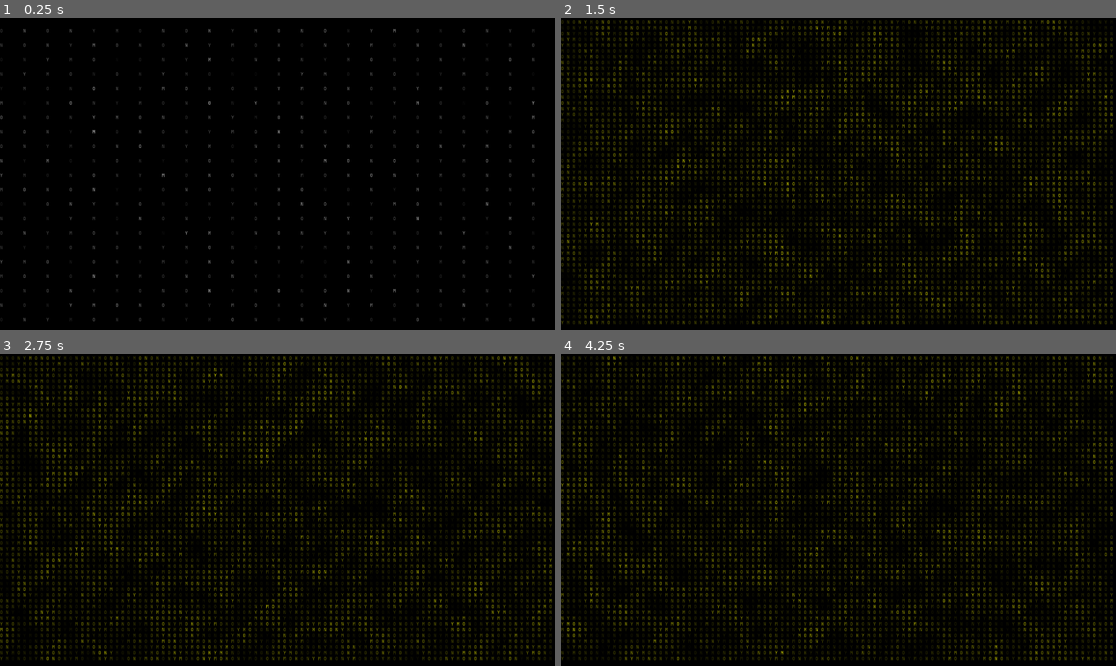
Above: before the commit, frames 1-4 (two rows, left to right).
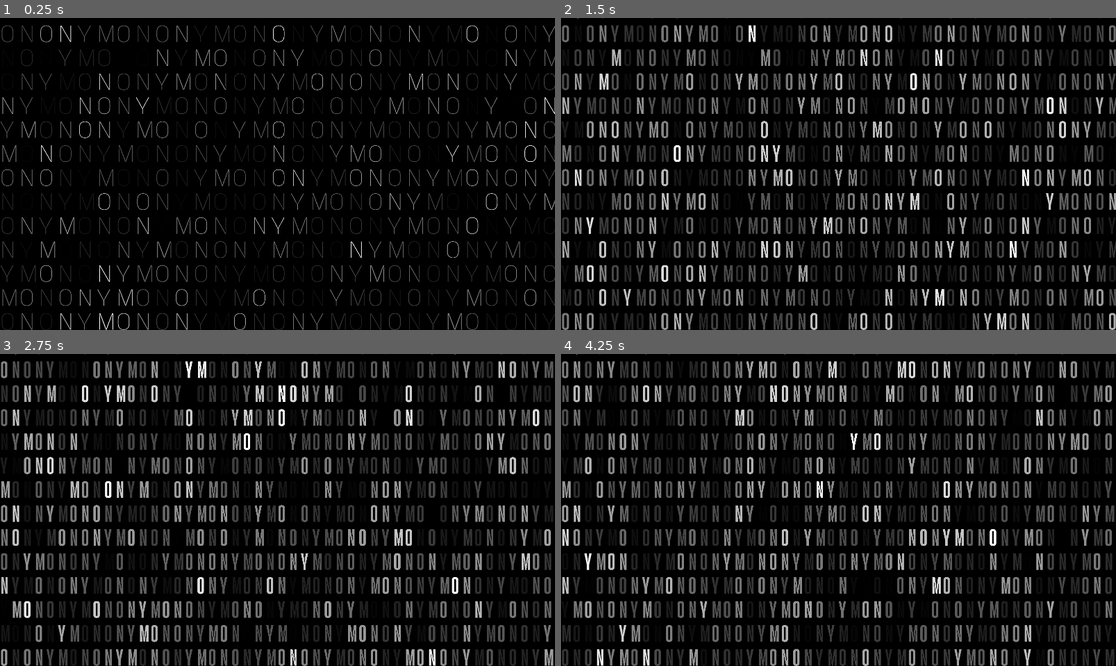
Above: after the commit, the same moments.

Repository: bits-by-brandon/mononym-square
Game: Godot game, scene res://control.tscn
Same seed, same stepped clock (60 frames per second), same inputs: the game is played once before the commit and once after it.
Inputs:
- Up to frame 1 (0.25 s): no input
- Up to frame 2 (1.5 s): no input
- Up to frame 3 (2.75 s): no input
- Up to frame 4 (4.25 s): no input

The runs differ from the first frame. In frame 1, 8.4% of the frame differs, in the area x 0-100%, y 2-100%; in frame 2, 36%; in frame 3, 35%; in frame 4, 36%, in the area x 0-100%, y 0-100%.

Commit message:
variable type fonts

Diff:
--- a/control.tscn
+++ b/control.tscn
@@ -1,263 +1,59 @@
-[gd_scene load_steps=8 format=3 uid="uid://ci0177kti8ixq"]
+[gd_scene load_steps=10 format=3 uid="uid://ci0177kti8ixq"]
 
 [ext_resource type="AudioStream" uid="uid://dvkb4qeak3sr7" path="res://assets/audio/music/lbH7Ox30BsUXnjfWBVrQurPhD6su98WGafYq7Cc1.mp3" id="1_omnmv"]
 [ext_resource type="Script" path="res://control_with_beats.gd" id="2_84q8o"]
-[ext_resource type="FontFile" uid="uid://16q5t5ntm8ye" path="res://assets/fonts/JetbrainsMono/jetbrains-mono-all-700-normal.woff" id="3_yw7wu"]
+[ext_resource type="FontFile" uid="uid://cmx351ib5we4m" path="res://assets/fonts/Fixture/FixtureVariable.ttf" id="3_6h6r8"]
 
 [sub_resource type="Animation" id="Animation_radq2"]
 length = 0.001
 tracks/0/type = "value"
 tracks/0/imported = false
 tracks/0/enabled = true
-tracks/0/path = NodePath("Renderer:grid_size_x")
+tracks/0/path = NodePath("Renderer:font_width")
 tracks/0/interp = 1
 tracks/0/loop_wrap = true
 tracks/0/keys = {
 "times": PackedFloat32Array(0),
 "transitions": PackedFloat32Array(1),
 "update": 0,
-"values": [80.0]
+"values": [212.739]
 }
 tracks/1/type = "value"
 tracks/1/imported = false
 tracks/1/enabled = true
-tracks/1/path = NodePath("Renderer:grid_size_y")
+tracks/1/path = NodePath("Renderer:font_weight")
 tracks/1/interp = 1
 tracks/1/loop_wrap = true
 tracks/1/keys = {
 "times": PackedFloat32Array(0),
 "transitions": PackedFloat32Array(1),
 "update": 0,
-"values": [80.0]
+"values": [350.478]
 }
 tracks/2/type = "value"
 tracks/2/imported = false
 tracks/2/enabled = true
-tracks/2/path = NodePath("Renderer:end_color")
+tracks/2/path = NodePath("Renderer:grid_size_x")
 tracks/2/interp = 1
 tracks/2/loop_wrap = true
 tracks/2/keys = {
 "times": PackedFloat32Array(0),
 "transitions": PackedFloat32Array(1),
 "update": 0,
-"values": [Color(1, 1, 1, 1)]
-}
-tracks/3/type = "value"
-tracks/3/imported = false
-tracks/3/enabled = true
-tracks/3/path = NodePath("Renderer:velocity_x")
-tracks/3/interp = 1
-tracks/3/loop_wrap = true
-tracks/3/keys = {
-"times": PackedFloat32Array(0),
-"transitions": PackedFloat32Array(1),
-"update": 0,
-"values": [-33.33]
-}
-tracks/4/type = "value"
-tracks/4/imported = false
-tracks/4/enabled = true
-tracks/4/path = NodePath("Renderer:noise_speed")
-tracks/4/interp = 1
-tracks/4/loop_wrap = true
-tracks/4/keys = {
-"times": PackedFloat32Array(0),
-"transitions": PackedFloat32Array(1),
-"update": 0,
-"values": [20.05]
-}
-tracks/5/type = "value"
-tracks/5/imported = false
-tracks/5/enabled = true
-tracks/5/path = NodePath("Renderer:zoom_x")
-tracks/5/interp = 1
-tracks/5/loop_wrap = true
-tracks/5/keys = {
-"times": PackedFloat32Array(0),
-"transitions": PackedFloat32Array(1),
-"update": 0,
-"values": [1.0]
-}
-tracks/6/type = "value"
-tracks/6/imported = false
-tracks/6/enabled = true
-tracks/6/path = NodePath("Renderer:zoom_y")
-tracks/6/interp = 1
-tracks/6/loop_wrap = true
-tracks/6/keys = {
-"times": PackedFloat32Array(0),
-"transitions": PackedFloat32Array(1),
-"update": 0,
-"values": [1.0]
-}
-tracks/7/type = "value"
-tracks/7/imported = false
-tracks/7/enabled = true
-tracks/7/path = NodePath("Renderer:velocity_y")
-tracks/7/interp = 1
-tracks/7/loop_wrap = true
-tracks/7/keys = {
-"times": PackedFloat32Array(0),
-"transitions": PackedFloat32Array(1),
-"update": 0,
-"values": [0.0]
-}
-tracks/8/type = "value"
-tracks/8/imported = false
-tracks/8/enabled = true
-tracks/8/path = NodePath("Renderer:start_color_threshold")
-tracks/8/interp = 1
-tracks/8/loop_wrap = true
-tracks/8/keys = {
-"times": PackedFloat32Array(0),
-"transitions": PackedFloat32Array(1),
-"update": 0,
-"values": [-1.0]
-}
-tracks/9/type = "value"
-tracks/9/imported = false
-tracks/9/enabled = true
-tracks/9/path = NodePath("Renderer:end_color_threshold")
-tracks/9/interp = 1
-tracks/9/loop_wrap = true
-tracks/9/keys = {
-"times": PackedFloat32Array(0),
-"transitions": PackedFloat32Array(1),
-"update": 0,
-"values": [1.0]
+"values": [68.669]
 }
 
 [sub_resource type="Animation" id="Animation_tmrk2"]
 resource_name = "main_animation"
 length = 125.0
-step = 0.5
-tracks/0/type = "value"
+step = 0.05
+tracks/0/type = "audio"
 tracks/0/imported = false
 tracks/0/enabled = true
-tracks/0/path = NodePath("Renderer:grid_size_x")
+tracks/0/path = NodePath("../AudioStreamPlayer")
 tracks/0/interp = 1
 tracks/0/loop_wrap = true
 tracks/0/keys = {
-"times": PackedFloat32Array(0.5, 1),
-"transitions": PackedFloat32Array(-2, 1),
-"update": 0,
-"values": [80.0, 20.0]
-}
-tracks/1/type = "value"
-tracks/1/imported = false
-tracks/1/enabled = true
-tracks/1/path = NodePath("Renderer:grid_size_y")
-tracks/1/interp = 1
-tracks/1/loop_wrap = true
-tracks/1/keys = {
-"times": PackedFloat32Array(0, 0.5),
-"transitions": PackedFloat32Array(-2, 1),
-"update": 0,
-"values": [80.0, 20.0]
-}
-tracks/2/type = "value"
-tracks/2/imported = false
-tracks/2/enabled = true
-tracks/2/path = NodePath("Renderer:end_color")
-tracks/2/interp = 1
-tracks/2/loop_wrap = true
-tracks/2/keys = {
-"times": PackedFloat32Array(0, 0.5, 1),
-"transitions": PackedFloat32Array(1, 1, 1),
-"update": 0,
-"values": [Color(1, 1, 1, 1), Color(1, 1, 1, 1), Color(1, 1, 0, 1)]
-}
-tracks/3/type = "value"
-tracks/3/imported = false
-tracks/3/enabled = true
-tracks/3/path = NodePath("Renderer:velocity_x")
-tracks/3/interp = 1
-tracks/3/loop_wrap = true
-tracks/3/keys = {
-"times": PackedFloat32Array(0, 1),
-"transitions": PackedFloat32Array(1, 1),
-"update": 0,
-"values": [0.0, -33.33]
-}
-tracks/4/type = "value"
-tracks/4/imported = false
-tracks/4/enabled = true
-tracks/4/path = NodePath("Renderer:noise_speed")
-tracks/4/interp = 1
-tracks/4/loop_wrap = true
-tracks/4/keys = {
-"times": PackedFloat32Array(1),
-"transitions": PackedFloat32Array(1),
-"update": 0,
-"values": [20.05]
-}
-tracks/5/type = "value"
-tracks/5/imported = false
-tracks/5/enabled = true
-tracks/5/path = NodePath("Renderer:zoom_x")
-tracks/5/interp = 1
-tracks/5/loop_wrap = true
-tracks/5/keys = {
-"times": PackedFloat32Array(1),
-"transitions": PackedFloat32Array(1),
-"update": 0,
-"values": [1.0]
-}
-tracks/6/type = "value"
-tracks/6/imported = false
-tracks/6/enabled = true
-tracks/6/path = NodePath("Renderer:zoom_y")
-tracks/6/interp = 1
-tracks/6/loop_wrap = true
-tracks/6/keys = {
-"times": PackedFloat32Array(0),
-"transitions": PackedFloat32Array(1),
-"update": 0,
-"values": [1.0]
-}
-tracks/7/type = "value"
-tracks/7/imported = false
-tracks/7/enabled = true
-tracks/7/path = NodePath("Renderer:velocity_y")
-tracks/7/interp = 1
-tracks/7/loop_wrap = true
-tracks/7/keys = {
-"times": PackedFloat32Array(0),
-"transitions": PackedFloat32Array(1),
-"update": 0,
-"values": [0.0]
-}
-tracks/8/type = "value"
-tracks/8/imported = false
-tracks/8/enabled = true
-tracks/8/path = NodePath("Renderer:start_color_threshold")
-tracks/8/interp = 1
-tracks/8/loop_wrap = true
-tracks/8/keys = {
-"times": PackedFloat32Array(0),
-"transitions": PackedFloat32Array(1),
-"update": 0,
-"values": [-1.0]
-}
-tracks/9/type = "value"
-tracks/9/imported = false
-tracks/9/enabled = true
-tracks/9/path = NodePath("Renderer:end_color_threshold")
-tracks/9/interp = 1
-tracks/9/loop_wrap = true
-tracks/9/keys = {
-"times": PackedFloat32Array(0),
-"transitions": PackedFloat32Array(1),
-"update": 0,
-"values": [1.0]
-}
-tracks/10/type = "audio"
-tracks/10/imported = false
-tracks/10/enabled = true
-tracks/10/path = NodePath("../AudioStreamPlayer")
-tracks/10/interp = 1
-tracks/10/loop_wrap = true
-tracks/10/keys = {
 "clips": [{
 "end_offset": 0.0,
 "start_offset": 0.0,
@@ -265,7 +61,43 @@
 }],
 "times": PackedFloat32Array(0)
 }
-tracks/10/use_blend = true
+tracks/0/use_blend = true
+tracks/1/type = "value"
+tracks/1/imported = false
+tracks/1/enabled = true
+tracks/1/path = NodePath("Renderer:font_width")
+tracks/1/interp = 1
+tracks/1/loop_wrap = true
+tracks/1/keys = {
+"times": PackedFloat32Array(0, 1.95),
+"transitions": PackedFloat32Array(-2, 0.233258),
+"update": 0,
+"values": [250.162, 100.0]
+}
+tracks/2/type = "value"
+tracks/2/imported = false
+tracks/2/enabled = true
+tracks/2/path = NodePath("Renderer:font_weight")
+tracks/2/interp = 1
+tracks/2/loop_wrap = true
+tracks/2/keys = {
+"times": PackedFloat32Array(0, 1.95),
+"transitions": PackedFloat32Array(-2, 0.233258),
+"update": 0,
+"values": [113.208, 535.601]
+}
+tracks/3/type = "value"
+tracks/3/imported = false
+tracks/3/enabled = true
+tracks/3/path = NodePath("Renderer:grid_size_x")
+tracks/3/interp = 1
+tracks/3/loop_wrap = true
+tracks/3/keys = {
+"times": PackedFloat32Array(0, 1.95),
+"transitions": PackedFloat32Array(-2, 0.233258),
+"update": 0,
+"values": [68.669, 40.293]
+}
 
 [sub_resource type="Animation" id="Animation_a7fa6"]
 resource_name = "my_animation"
@@ -276,6 +108,18 @@
 "main_animation": SubResource("Animation_tmrk2"),
 "my_animation": SubResource("Animation_a7fa6")
 }
+
+[sub_resource type="FontVariation" id="FontVariation_hamw1"]
+base_font = ExtResource("3_6h6r8")
+variation_opentype = {
+2003072104: 212.739,
+2003265652: 350.478
+}
+
+[sub_resource type="Gradient" id="Gradient_ij2ds"]
+interpolation_color_space = 2
+offsets = PackedFloat32Array(0.118881, 0.762238)
+colors = PackedColorArray(0, 0, 0, 0, 1, 1, 1, 1)
 
 [node name="Control" type="Control"]
 layout_mode = 3
@@ -315,21 +159,17 @@
 grow_horizontal = 2
 grow_vertical = 2
 script = ExtResource("2_84q8o")
-font = ExtResource("3_yw7wu")
-start_color = Color(0, 0, 0, 0)
-font_size = 16
+font = SubResource("FontVariation_hamw1")
+font_size = 81
 font_size_beat_curve = null
 letter_offset = 1
 letter_offset_beat_curve = null
-grid_size_x = 80.0
+grid_size_x = 68.669
 grid_size_x_beat_curve = null
-grid_size_y = 80.0
+grid_size_y = 83.924
 grid_size_y_beat_curve = null
-start_color_threshold = -1.0
-start_color_threshold_beat_curve = null
-end_color_threshold = 1.0
-end_color_threshold_beat_curve = null
-font_size = 16
+colors = SubResource("Gradient_ij2ds")
+font_size = 81
 font_size_beat_curve = null
 zoom_x = 1.0
 zoom_x_beat_curve = null
@@ -337,3 +177,5 @@
 zoom_y_beat_curve = null
 noise_speed = 20.05
 noise_speed_beat_curve = null
+font_width = 212.739
+font_weight = 350.478
--- a/control_with_beats.gd
+++ b/control_with_beats.gd
@@ -1,9 +1,8 @@
 @tool
 extends Control
 
-@export var font: Font
+@export var font: FontVariation
 @export var text: String = "MONONY"
-
 # Knobs
 var font_size := 16
 var letter_offset := 3
@@ -17,10 +16,6 @@
 		grid_size.y = value
 var noise_speed := 30.0
 var colors: Gradient = Gradient.new()
-@export var start_color := Color(0, 0, 0)
-@export var end_color := Color(1, 1, 1)
-var start_color_threshold := - 1.0
-var end_color_threshold := 1.0
 var zoom_x := 1.0:
 	set(value):
 		zoom.x = value
@@ -33,6 +28,10 @@
 var velocity_y := 0.0
 
 # Non exported
+var text_server = TextServerManager.get_primary_interface()
+var WEIGHT_KEY = text_server.name_to_tag("wght")
+var WIDTH_KEY = text_server.name_to_tag("wdth")
+
 var beat_bpm := 120
 var beat_curves: Dictionary = {}
 
@@ -51,8 +50,6 @@
 		&"letter_offset",
 		&"grid_size_x", &"grid_size_y",
 		&"noise_speed",
-		# &"start_color", &"end_color",
-		&"start_color_threshold", &"end_color_threshold",
 		&"zoom_x", &"zoom_y",
 		&"velocity_x", &"velocity_y"
 	]
@@ -62,12 +59,26 @@
 	export_range(properties, &"letter_offset", 1, 100, 1)
 	export_range(properties, &"grid_size_x", 1.0, 100.0, 0.01)
 	export_range(properties, &"grid_size_y", 1.0, 100.0, 0.01)
-	export_range(properties, &"start_color_threshold", -1.0, 1.0, 0.001)
-	export_range(properties, &"end_color_threshold", -1.0, 1.0, 0.001)
+	export_colors(properties)
 	export_range(properties, &"font_size", 1, 100, 1)
 	export_range(properties, &"zoom_x", 1.0, 100.0, 0.01)
 	export_range(properties, &"zoom_y", 1.0, 100.0, 0.01)
 	export_range(properties, &"noise_speed", 1, 100, 0.01)
+
+	properties.append({
+		"name": "font_width",
+		"type": TYPE_FLOAT,
+		"usage": PROPERTY_USAGE_DEFAULT,
+		"hint": PROPERTY_HINT_RANGE,
+		"hint_string": "100, 300, 1"
+	})
+	properties.append({
+		"name": "font_weight",
+		"type": TYPE_FLOAT,
+		"usage": PROPERTY_USAGE_DEFAULT,
+		"hint": PROPERTY_HINT_RANGE,
+		"hint_string": "50, 900, 1"
+	})
 	return properties
 
 func _set(property: StringName, value: Variant):
@@ -75,12 +86,31 @@
 		beat_curves[property] = value
 		return true
 
+	if property == "font_width":
+		font.variation_opentype = {
+			WIDTH_KEY: value,
+			WEIGHT_KEY: font.variation_opentype[WEIGHT_KEY]
+		}
+		return true
+
+	if property == "font_weight":
+		font.variation_opentype = {
+			WIDTH_KEY: font.variation_opentype[WIDTH_KEY],
+			WEIGHT_KEY: value,
+		}
+		return true
+
 	return false
 
 func _get(property: StringName):
 	if property.ends_with("_beat_curve"):
 		return beat_curves.get(property)
 
+	if property == "font_width":
+		return font.variation_opentype[WIDTH_KEY]
+	if property == "font_weight":
+		return font.variation_opentype[WEIGHT_KEY]
+
 func export_range(properties: Array, prop_name: String, prop_min: float, prop_max: float, step: float=0.01):
 	properties.append({
 		"name": prop_name.capitalize(),
@@ -158,10 +188,14 @@
 	})
 
 func _ready():
+	print_debug(font.variation_opentype)
 	noise = FastNoiseLite.new()
 	noise.seed = 1
 
 func _process(delta):
+	if font == null:
+		return
+
 	elapsed_time += delta
 	noise_time += delta * noise_speed
 	beat_offset += delta
@@ -185,7 +219,7 @@
 				HORIZONTAL_ALIGNMENT_LEFT,
 				- 1,
 				font_size,
-				start_color.lerp(end_color, remap(noise_val, start_color_threshold, end_color_threshold, 0, 1)),
+				colors.sample(remap(noise_val, -1, 1, 0, 1))
 			)
 
 			letter_index += 1
Binary file added: assets/fonts/Fixture/FixtureUltraVariable.ttf
Not shown, added: assets/fonts/Fixture/FixtureUltraVariable.ttf.import
Binary file added: assets/fonts/Fixture/FixtureVariable.ttf
Not shown, added: assets/fonts/Fixture/FixtureVariable.ttf.import
Not shown, removed: assets/fonts/LeagueMono-2.300/static/OTF/LeagueMono-Bold.otf.import
Not shown, removed: assets/fonts/LeagueMono-2.300/static/OTF/LeagueMono-Condensed.otf.import
Not shown, removed: assets/fonts/LeagueMono-2.300/static/OTF/LeagueMono-CondensedBold.otf.import
Not shown, removed: assets/fonts/LeagueMono-2.300/static/OTF/LeagueMono-CondensedExtraBold.otf.import
Not shown, removed: assets/fonts/LeagueMono-2.300/static/OTF/LeagueMono-CondensedLight.otf.import
Not shown, removed: assets/fonts/LeagueMono-2.300/static/OTF/LeagueMono-CondensedMedium.otf.import
Not shown, removed: assets/fonts/LeagueMono-2.300/static/OTF/LeagueMono-CondensedSemiBold.otf.import
Not shown, removed: assets/fonts/LeagueMono-2.300/static/OTF/LeagueMono-CondensedThin.otf.import
(and 189 more such lines)
